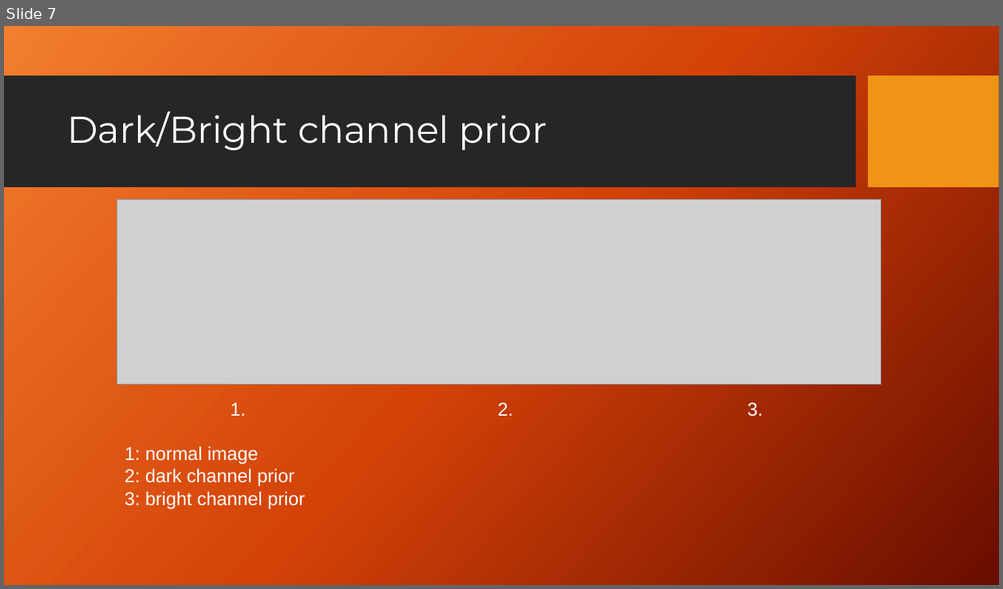
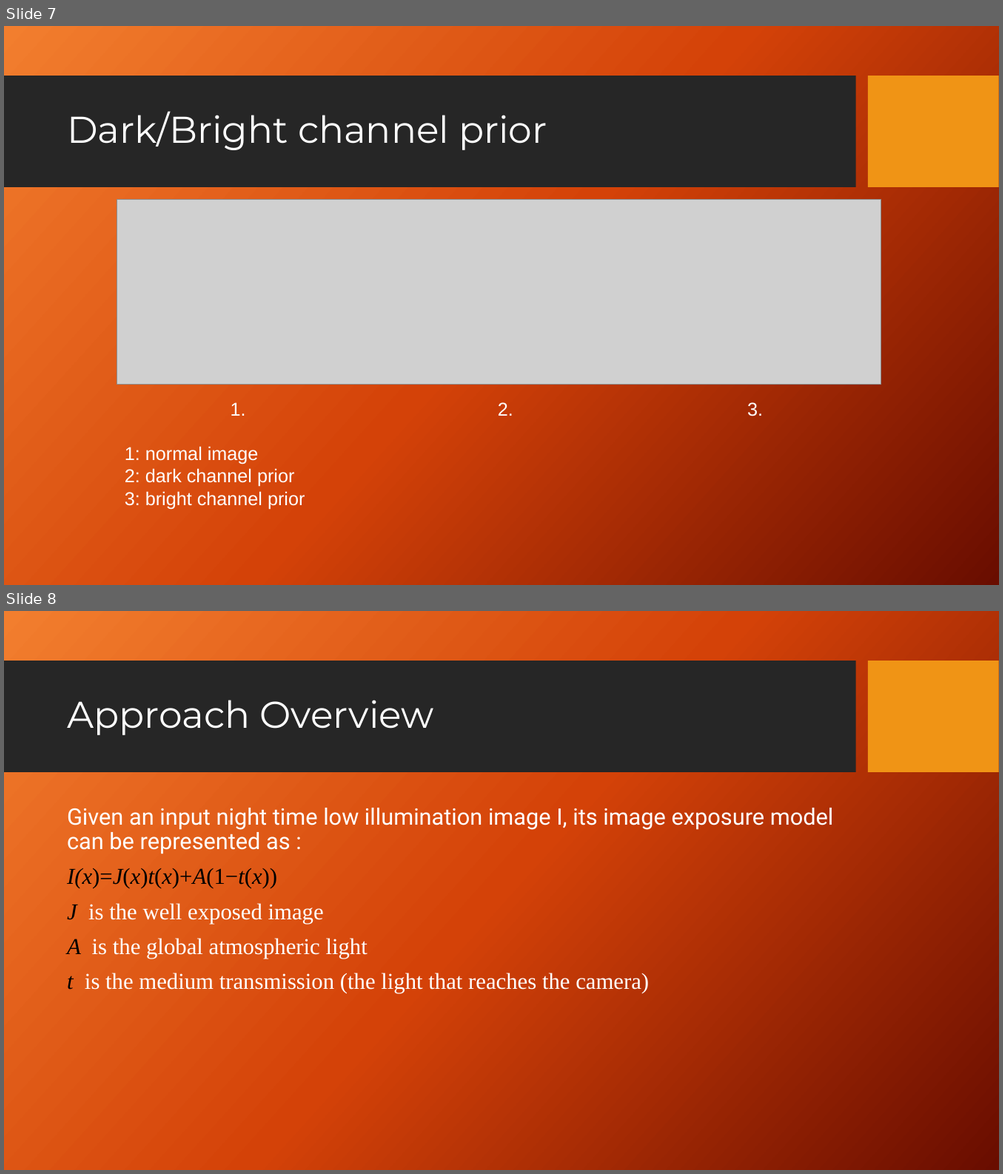
Before and after one commit to LucianEpure/ImageProcessingProject, a slide deck: ImageProcessingPresentation.pptx. Shown one above the other, each under a label of ours: slide 7 before the commit, slides 7 and 8 after it. The pictures are 1003x589 and 1003x1174 pixels, drawn with LibreOffice and Linux fonts; fonts in the diff are those of the drawing; grey boxes stand for pictures; background and template pictures are left out. Boxes give left, top, right and bottom in pixels: in the first picture for what was removed or moved away, otherwise in the second. Text is boxed around its words. In the diff, an @@ line names an element or a change of style, - is before the commit and + after.

```diff
--- a/ImageProcessingPresentation.pptx
+++ b/ImageProcessingPresentation.pptx
@@ slide 8 added at box(4, 611, 999, 1170), background picture (left out); not listed: 2 template elements that a slide beside it also shows @@
@@ title added at box(67, 700, 434, 735), 36 pt, text #FFFFFF @@
+Approach Overview
@@ text added at box(67, 808, 834, 994), 22 pt, text #FFFFFF @@
+Given an input night time low illumination image I, its image exposure model can be represented as :
+I(x)=J(x)t(x)+A(1−t(x))
+J is the well exposed image
+A is the global atmospheric light
+t is the medium transmission (the light that reaches the camera)
```
Also in this commit, not shown: 5 other slides added.
